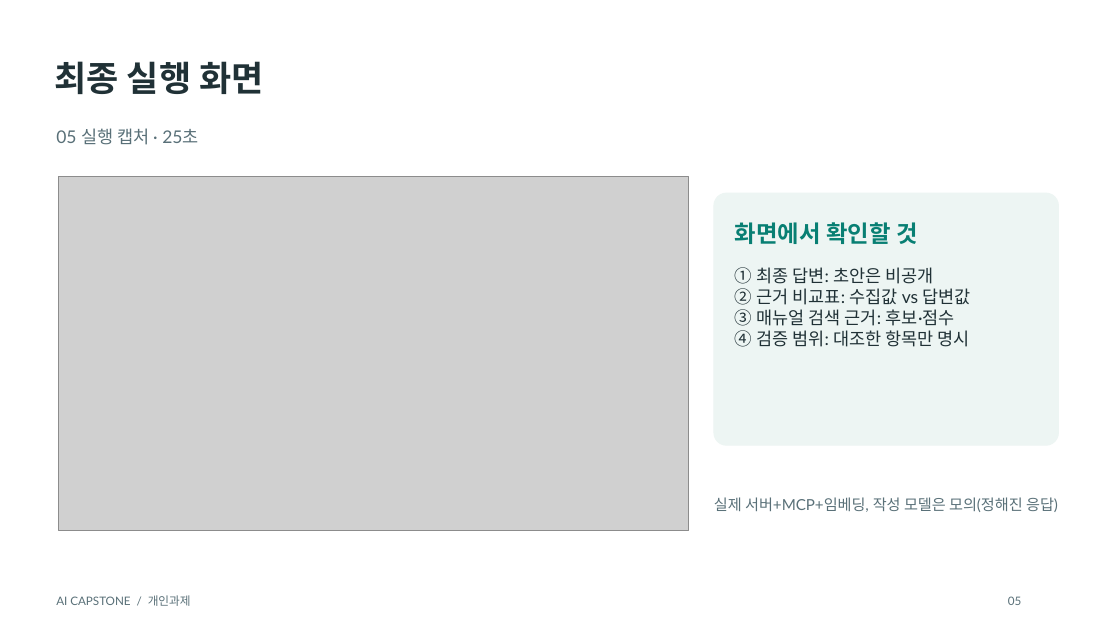
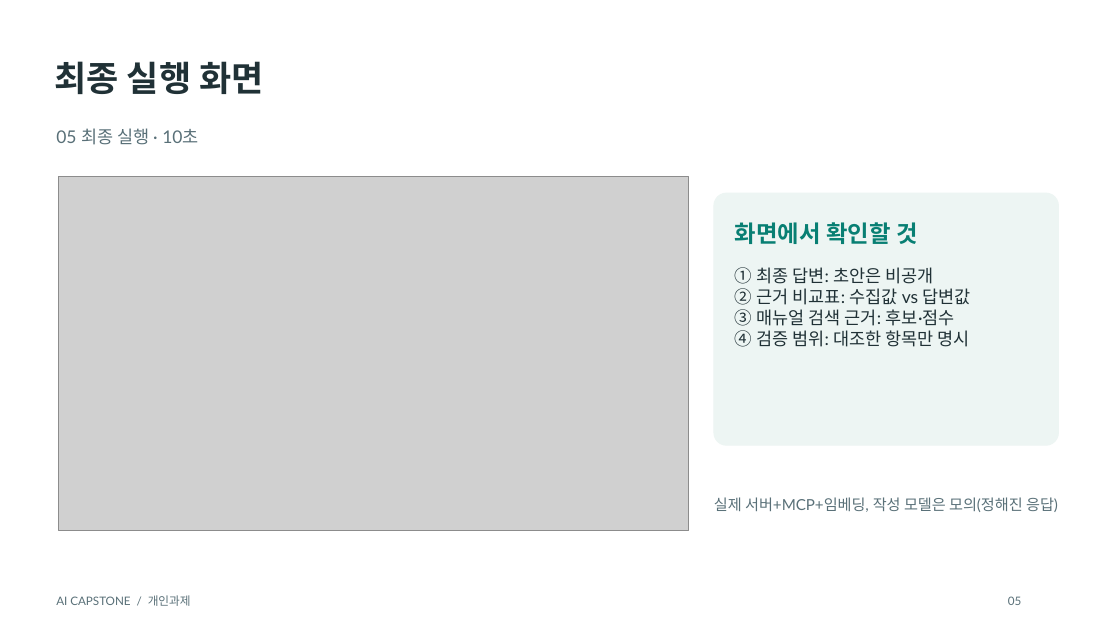
Before and after one commit to gkyeon/ai-capstone-gkyeon, a slide deck: slide 5 of submission/AI_Capstone_발표.pptx. Drawn at 1120x630 pixels with LibreOffice and Linux fonts; fonts in the diff are those of the drawing; grey boxes stand for pictures. Boxes give left, top, right and bottom in pixels: in the first picture for what was removed or moved away, otherwise in the second. Text is boxed around its words. In the diff, an @@ line names an element or a change of style, - is before the commit and + after.

```diff
--- a/submission/AI_Capstone_발표.pptx
+++ b/submission/AI_Capstone_발표.pptx
@@ text at [56, 128, 198, 145]: text changed @@
-05 실행 캡처 · 25초
+05 최종 실행 · 10초
```
Also in this commit, not shown: 4 other slides changed, 1 slide added, 1 other file.
